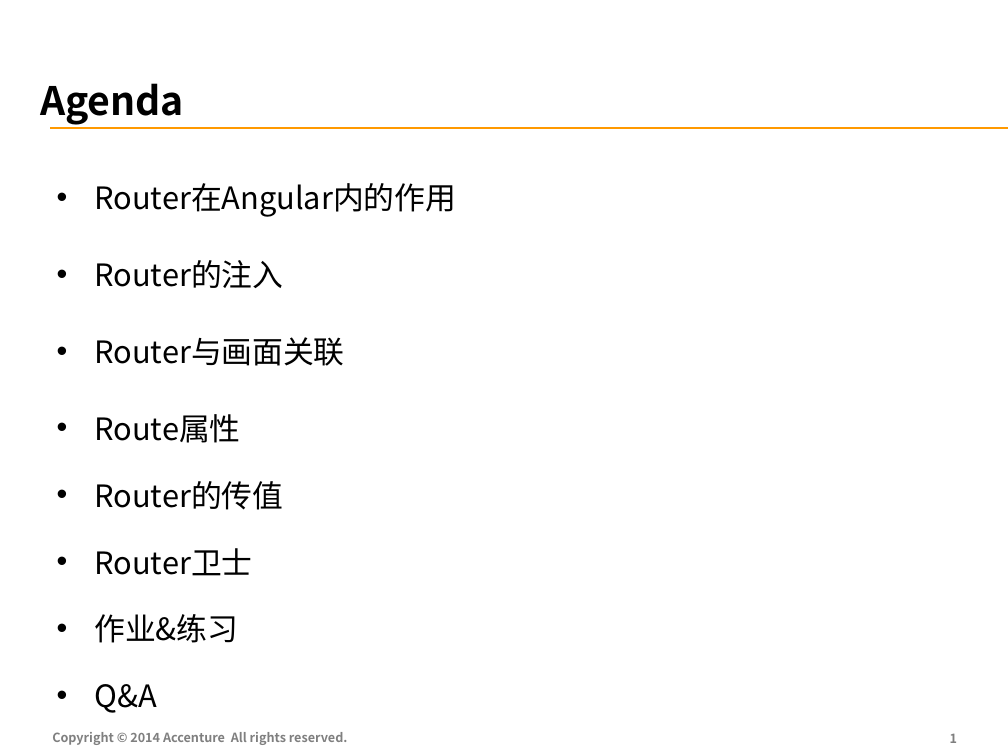
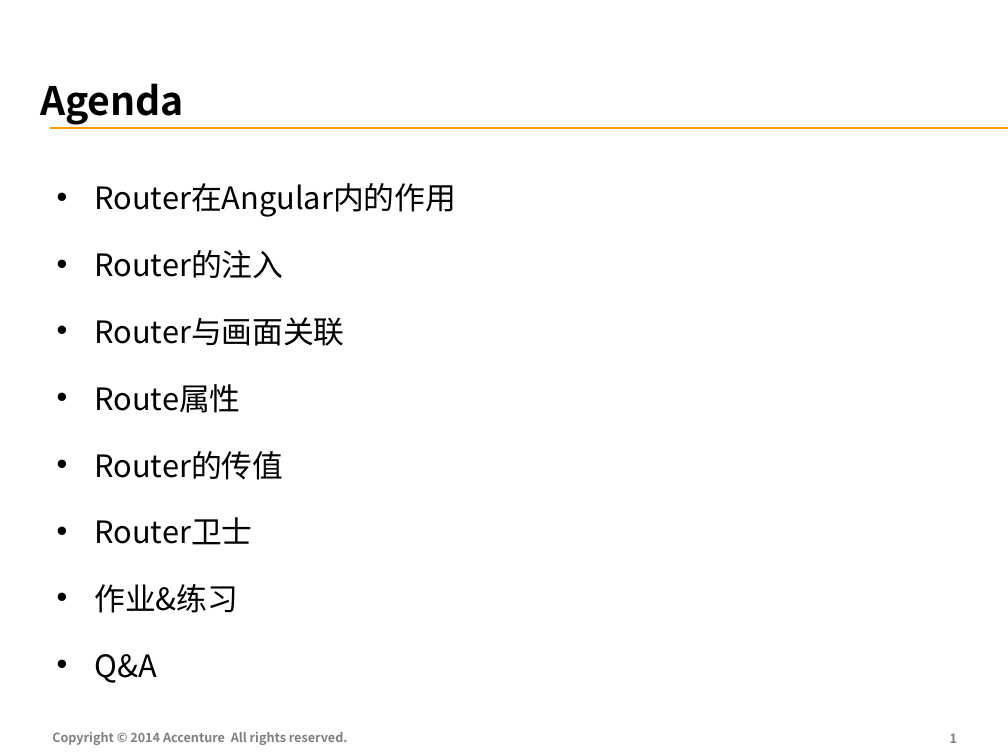
Before and after one commit to FS-Angular-Interest-Group/AngularTraining, a slide deck: slide 2 of PPT/04-Accenture-FS-Angular-Router.pptx. Drawn at 1008x756 pixels with LibreOffice and Linux fonts; fonts in the diff are those of the drawing. Boxes give left, top, right and bottom in pixels: in the first picture for what was removed or moved away, otherwise in the second. Text is boxed around its words. In the diff, an @@ line names an element or a change of style, - is before the commit and + after.

```diff
--- a/PPT/04-Accenture-FS-Angular-Router.pptx
+++ b/PPT/04-Accenture-FS-Angular-Router.pptx
@@ table at <box>46,147,885,687</box> @@
-row 1: Router在Angular内的作用
-row 2: Router的注入
-row 3: Router与画面关联
-row 4: Route属性 / Router的传值 / Router卫士 / 作业&练习 / Q&A
+row 1: Router在Angular内的作用 / Router的注入 / Router与画面关联 / Route属性 / Router的传值 / Router卫士 / 作业&练习 / Q&A
```
Also in this commit, not shown: 1 other slide changed.
